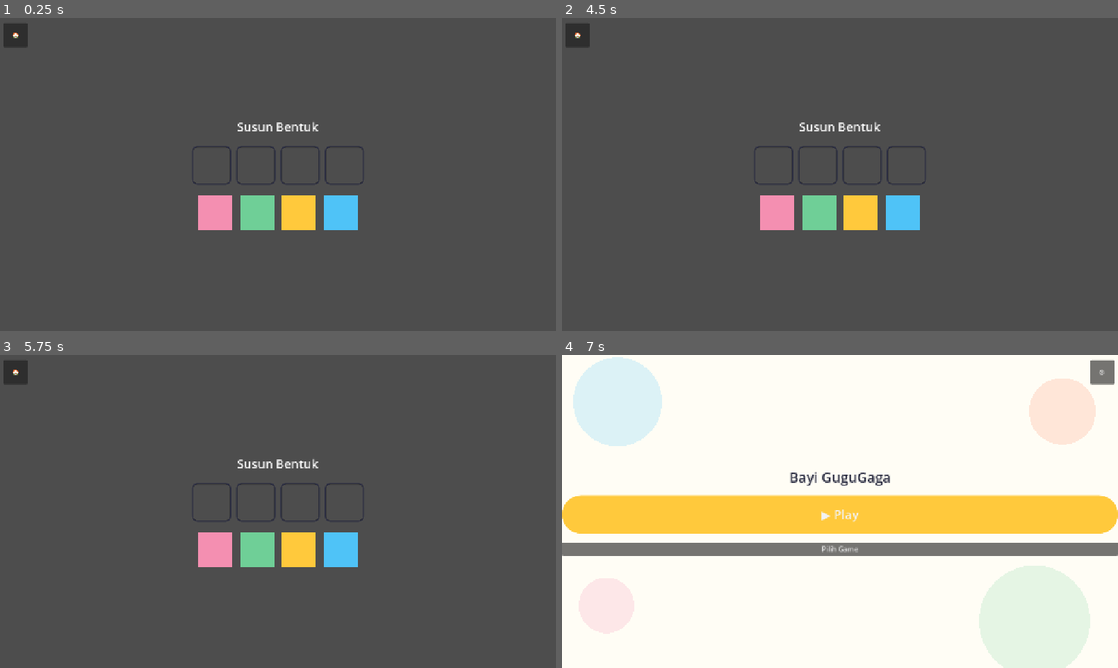
Above: before the commit, frames 1-4 (two rows, left to right).
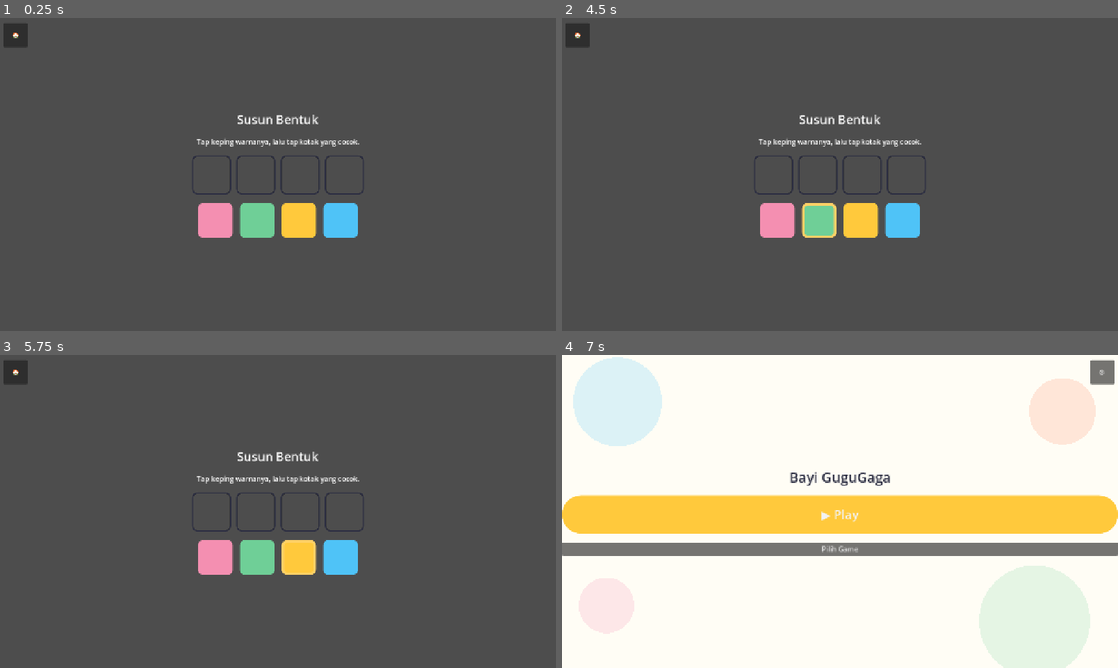
Above: after the commit, the same moments.

Repository: ptnusavisionmedia/game-balita
Game: Godot game, scene res://features/feature_puzzle/Puzzle.tscn
Two runs of this game, one before a commit and one after it. Both use one fixed random seed, a clock stepped at 60 frames per second and the inputs below. This scene is started directly instead of the project's main scene.
Inputs (mouse positions are in pixels of both pictures, inside the frame that each line leads up to):
- Up to frame 1 (0.25 s): no input
- Up to frame 2 (4.5 s): click (773, 174) at 0.52 s; click (817, 174) at 1.27 s; click (862, 174) at 2.02 s; click (906, 174) at 2.77 s; click (778, 221) at 3.52 s; click (817, 221) at 4.27 s
- Up to frame 3 (5.75 s): click (300, 558) at 5.02 s
- Up to frame 4 (7 s): click (901, 558) at 5.77 s; click "🏠" at 6.5 s

The runs differ from the first frame. In frame 1, 2.5% of the frame differs, in the area x 34-66%, y 30-71%; in frame 2, 2.6%; in frame 3, 2.6%; in frame 4, nothing differs.

Commit message:
fix: feature_puzzle ganti mekanik total — tap pilih+taruh, bukan drag
3 percobaan beda (Control+child Panel, Control+_draw(), ColorRect/Panel)
semua gagal dengan simptom sama: area klik/drop tidak sinkron dengan
yang kelihatan. Kesimpulan: Godot native drag & drop tidak reliable
di setup canvas-stretch project ini, bukan soal node type.

Ganti total ke tap-pilih-lalu-taruh pakai Button biasa (terbukti
konsisten di semua modul lain) — juga lebih sesuai motorik anak 1-5
tahun dibanding drag gesture asli, bukan cuma workaround. Hapus
puzzle_piece.gd/puzzle_slot.gd (tidak perlu lagi). Update spek,
UI_UX_DESIGN.md tabel interaksi, Project Overview, TASK_BOARD.

Co-Authored-By: Claude Sonnet 5 <noreply@anthropic.com>

Diff:
--- a/features/feature_puzzle/puzzle.gd
+++ b/features/feature_puzzle/puzzle.gd
@@ -1,15 +1,26 @@
 extends Control
-## Susun puzzle (drag, snap longgar) — lihat obsidian-vault/Specs/feature_puzzle.md.
-## 3-4 keping untuk level 1 (bukan langsung 6).
+## Susun puzzle — lihat obsidian-vault/Specs/feature_puzzle.md.
+##
+## Update 2026-11-21 (ke-3): mekanik diganti dari drag asli
+## (`Control._get_drag_data`/`_can_drop_data`/`_drop_data`) jadi
+## **tap pilih, lalu tap taruh**. Drag asli Godot ternyata tidak
+## reliable di setup canvas-stretch project ini — 3 percobaan beda
+## (Control+child Panel, Control+`_draw()` manual, ColorRect/Panel)
+## semuanya dilaporkan user area klik/drop-nya tidak sinkron sama yang
+## kelihatan. Tap-pilih-lalu-taruh pakai `Button` biasa (TERBUKTI jalan
+## konsisten di semua modul lain), dan sebenarnya lebih gampang buat
+## motorik anak 1-5 tahun dibanding drag gesture asli — bukan cuma
+## workaround teknis. Lihat Decisions Log 2026-11-21.
 
 const DATA_PATH := "res://features/feature_puzzle/data/puzzle_data.json"
 const StarRewardOverlayScene := preload("res://core/scenes/StarRewardOverlay.tscn")
-const PuzzlePieceScript := preload("res://features/feature_puzzle/puzzle_piece.gd")
-const PuzzleSlotScript := preload("res://features/feature_puzzle/puzzle_slot.gd")
 
 var _pieces_data: Array = []
 var _filled_count: int = 0
-var _pieces: Dictionary = {}
+var _piece_buttons: Dictionary = {}  # id -> {"button": Button, "color": Color}
+var _slot_buttons: Dictionary = {}   # id -> Button
+var _slot_filled: Dictionary = {}    # id -> bool
+var _selected_piece_id: String = ""
 
 
 func _ready() -> void:
@@ -27,7 +38,7 @@
 	vbox.anchor_right = 1.0
 	vbox.anchor_bottom = 1.0
 	vbox.alignment = BoxContainer.ALIGNMENT_CENTER
-	vbox.add_theme_constant_override("separation", 24)
+	vbox.add_theme_constant_override("separation", 20)
 	add_child(vbox)
 
 	var title := Label.new()
@@ -36,20 +47,27 @@
 	title.horizontal_alignment = HORIZONTAL_ALIGNMENT_CENTER
 	vbox.add_child(title)
 
-	# Slot target (outline kosong), urutan TIDAK sama dengan urutan keping
-	# di bawah supaya anak benar-benar mencocokkan, bukan asal urut.
+	var hint := Label.new()
+	hint.text = "Tap keping warnanya, lalu tap kotak yang cocok."
+	hint.horizontal_alignment = HORIZONTAL_ALIGNMENT_CENTER
+	vbox.add_child(hint)
+
+	# Slot target (outline kosong) — urutan TIDAK sama dengan urutan
+	# keping di bawah supaya anak benar-benar mencocokkan.
 	var slots_box := HBoxContainer.new()
 	slots_box.alignment = BoxContainer.ALIGNMENT_CENTER
 	slots_box.add_theme_constant_override("separation", 12)
 	vbox.add_child(slots_box)
 
 	for piece in _pieces_data:
-		var slot := PuzzleSlotScript.new()
-		slot.custom_minimum_size = Vector2(90, 90)
-		slot.expected_piece_id = str(piece.get("id", ""))
-		slot.expected_color = Color(str(piece.get("color_hex", "#FFFFFF")))
-		slot.piece_dropped.connect(_on_piece_dropped)
-		slots_box.add_child(slot)
+		var id: String = str(piece.get("id", ""))
+		var slot_button := Button.new()
+		slot_button.custom_minimum_size = Vector2(90, 90)
+		_style_slot_empty(slot_button)
+		slot_button.pressed.connect(_on_slot_pressed.bind(id))
+		slots_box.add_child(slot_button)
+		_slot_buttons[id] = slot_button
+		_slot_filled[id] = false
 
 	var pieces_box := HBoxContainer.new()
 	pieces_box.alignment = BoxContainer.ALIGNMENT_CENTER
@@ -60,12 +78,14 @@
 	var shuffled: Array = _pieces_data.duplicate()
 	shuffled.shuffle()
 	for piece in shuffled:
-		var piece_node := PuzzlePieceScript.new()
-		piece_node.custom_minimum_size = Vector2(80, 80)
-		piece_node.piece_id = str(piece.get("id", ""))
-		piece_node.piece_color = Color(str(piece.get("color_hex", "#FFFFFF")))
-		pieces_box.add_child(piece_node)
-		_pieces[str(piece.get("id", ""))] = piece_node
+		var id: String = str(piece.get("id", ""))
+		var color := Color(str(piece.get("color_hex", "#FFFFFF")))
+		var piece_button := Button.new()
+		piece_button.custom_minimum_size = Vector2(80, 80)
+		_style_piece(piece_button, color, false)
+		piece_button.pressed.connect(_on_piece_pressed.bind(id))
+		pieces_box.add_child(piece_button)
+		_piece_buttons[id] = {"button": piece_button, "color": color}
 
 	_add_home_button()
 
@@ -77,11 +97,60 @@
 	return parsed if parsed is Array else []
 
 
-func _on_piece_dropped(piece_id: String) -> void:
+func _style_piece(button: Button, color: Color, selected: bool) -> void:
+	var style := StyleBoxFlat.new()
+	style.bg_color = color
+	style.set_corner_radius_all(12)
+	if selected:
+		style.border_color = AppColors.GOLD
+		style.set_border_width_all(6)
+	for state in ["normal", "hover", "pressed", "focus"]:
+		button.add_theme_stylebox_override(state, style)
+
+
+func _style_slot_empty(button: Button) -> void:
+	var style := StyleBoxFlat.new()
+	style.bg_color = Color(0, 0, 0, 0)
+	style.border_color = AppColors.INK
+	style.set_border_width_all(3)
+	style.set_corner_radius_all(12)
+	for state in ["normal", "hover", "pressed", "focus"]:
+		button.add_theme_stylebox_override(state, style)
+
+
+func _style_slot_filled(button: Button, color: Color) -> void:
+	var style := StyleBoxFlat.new()
+	style.bg_color = color
+	style.set_corner_radius_all(12)
+	for state in ["normal", "hover", "pressed", "focus"]:
+		button.add_theme_stylebox_override(state, style)
+
+
+## Tap keping = "pilih" (toggle — tap lagi buat batal pilih). Pilih
+## keping lain otomatis ganti pilihan sebelumnya.
+func _on_piece_pressed(piece_id: String) -> void:
+	_selected_piece_id = "" if _selected_piece_id == piece_id else piece_id
+	for id in _piece_buttons.keys():
+		var entry: Dictionary = _piece_buttons[id]
+		_style_piece(entry["button"], entry["color"], id == _selected_piece_id)
+
+
+## Tap slot = "taruh" keping yang sedang dipilih. Keping yang tidak
+## cocok cuma diam saja (tidak ada suara/animasi "salah", lihat spek
+## bagian Feedback). Tap slot tanpa keping terpilih juga tidak
+## ngapa-ngapain.
+func _on_slot_pressed(slot_id: String) -> void:
+	if _selected_piece_id == "" or _slot_filled.get(slot_id, true):
+		return
+	if _selected_piece_id != slot_id:
+		return
+
+	var entry: Dictionary = _piece_buttons[_selected_piece_id]
+	_style_slot_filled(_slot_buttons[slot_id], entry["color"])
+	entry["button"].visible = false
+	_slot_filled[slot_id] = true
 	SfxService.play(null)  # TODO Farel: sfx_correct
-	var piece_node: Control = _pieces.get(piece_id)
-	if piece_node:
-		piece_node.visible = false
+	_selected_piece_id = ""
 
 	_filled_count += 1
 	if _filled_count >= _pieces_data.size():
@@ -89,7 +158,7 @@
 
 
 ## Tombol darurat, selalu terlihat — PENTING khusus modul ini karena 1
-## sesi puzzle bisa makan waktu lebih lama dari modul lain (lihat spek).
+## sesi puzzle bisa makan waktu lebih lama dari modul lain.
 func _add_home_button() -> void:
 	var home_button := Button.new()
 	home_button.text = "🏠"
--- a/features/feature_puzzle/puzzle_piece.gd
+++ /dev/null
@@ -1,28 +0,0 @@
-extends ColorRect
-## 1 keping puzzle draggable — lihat obsidian-vault/Specs/feature_puzzle.md.
-## Placeholder: kotak warna polos (ganti potongan gambar asli begitu ada).
-##
-## Update 2026-11-21 (ke-2): dulu pakai Control + child Panel (terbukti
-## tidak bisa diklik sama sekali), diganti ke Control + `_draw()` manual
-## (jadi bisa diklik tapi cuma di 1 titik kecil, bukan seluruh kotak —
-## hit-test vs area gambar tidak sinkron). Sekarang pakai `ColorRect`
-## bawaan Godot langsung — node ini sudah mengurus ukuran & hit-test-nya
-## sendiri secara konsisten (dipakai juga di background Home/Splash,
-## fade_rect GameFlow), jadi dijamin area klik = area gambar. Lihat
-## Decisions Log 2026-11-21.
-
-var piece_id: String = ""
-var piece_color: Color = Color.WHITE
-
-
-func _ready() -> void:
-	mouse_filter = Control.MOUSE_FILTER_PASS
-	color = piece_color
-
-
-func _get_drag_data(_at_position: Vector2) -> Variant:
-	var preview := ColorRect.new()
-	preview.size = size
-	preview.color = piece_color
-	set_drag_preview(preview)
-	return {"piece_id": piece_id}
--- a/features/feature_puzzle/puzzle_slot.gd
+++ /dev/null
@@ -1,47 +0,0 @@
-extends Panel
-## 1 slot target puzzle. "Snap longgar" = area drop-nya besar (ukuran
-## slot sendiri, bukan radius piksel kecil) & cuma cek id keping cocok,
-## bukan posisi presisi. Lihat obsidian-vault/Specs/feature_puzzle.md.
-##
-## Pakai `Panel` bawaan Godot (bukan Control + `_draw()` manual) — lihat
-## catatan bug & alasan di `puzzle_piece.gd` & Decisions Log 2026-11-21.
-
-signal piece_dropped(piece_id: String)
-
-var expected_piece_id: String = ""
-var expected_color: Color = Color.WHITE
-var filled: bool = false
-
-
-func _ready() -> void:
-	mouse_filter = Control.MOUSE_FILTER_PASS
-	_apply_empty_style()
-
-
-func _apply_empty_style() -> void:
-	var style := StyleBoxFlat.new()
-	style.bg_color = Color(0, 0, 0, 0)
-	style.border_color = AppColors.INK
-	style.set_border_width_all(3)
-	style.set_corner_radius_all(12)
-	add_theme_stylebox_override("panel", style)
-
-
-func _apply_filled_style() -> void:
-	var style := StyleBoxFlat.new()
-	style.bg_color = expected_color
-	style.set_corner_radius_all(12)
-	add_theme_stylebox_override("panel", style)
-
-
-## Keping yang TIDAK cocok cuma ditolak secara diam-diam (Godot otomatis
-## balikin ke posisi semula) — tidak ada suara/animasi "salah" di modul
-## ini, lihat spek bagian Feedback.
-func _can_drop_data(_at_position: Vector2, data) -> bool:
-	return not filled and data is Dictionary and data.get("piece_id", "") == expected_piece_id
-
-
-func _drop_data(_at_position: Vector2, data) -> void:
-	filled = true
-	_apply_filled_style()
-	piece_dropped.emit(data.get("piece_id", ""))
Not shown, removed: features/feature_puzzle/puzzle_piece.gd.uid
Not shown, removed: features/feature_puzzle/puzzle_slot.gd.uid
Not shown, changed: docs/TASK_BOARD.md
Not shown, changed: docs/UI_UX_DESIGN.md
Not shown, changed: obsidian-vault/Decisions Log.md
Not shown, changed: obsidian-vault/Project Overview.md
Not shown, changed: obsidian-vault/Specs/feature_puzzle.md
